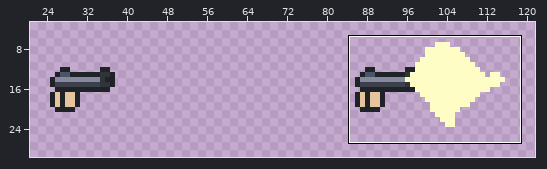
Edited in one commit: sprite sheet (Assets/Sprites/Players/PlayerArmPistol.png). Above: a wide view before the commit, with the close-up outlined.
Close-up. Old version:
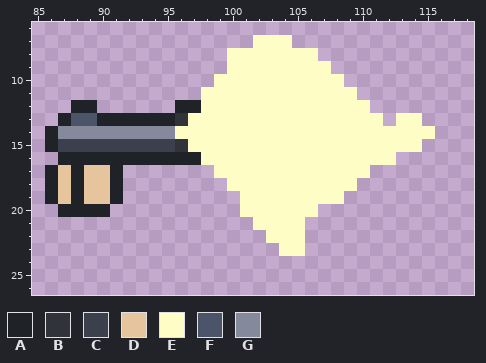
The file is 128x32 pixels. Shown: x 85..118, y 6..26. The wide view leaves out empty margins. The commit also changed other parts of the picture, which this record leaves out.
Palette (. is transparent): A #1f2226  B #30333a  C #3b404c  D #e6c49e  E #fefdc6  F #4c5469  G #848a9c
Pixels before, first column x 86:
 7 ................EEE...........
 8 ..............EEEEEEE.........
 9 ..............EEEEEEEE........
10 .............EEEEEEEEEE.......
11 ............EEEEEEEEEEEE......
12 ..AA......AAEEEEEEEEEEEEE.....
13 .AFFAAAAAABEEEEEEEEEEEEEEE.EE.
14 AGGGGGGGGGEEEEEEEEEEEEEEEEEEEE
15 ACCCCCCCCCBEEEEEEEEEEEEEEEEEE.
16 .AAAAAAAAAAAEEEEEEEEEEEEEEE...
17 ADADDA.......EEEEEEEEEEEE.....
18 ADADDA........EEEEEEEEEE......
19 ADADDA.........EEEEEEEE.......
20 .AAAA..........EEEEEE.........
21 ................EEEE..........
22 .................EEE..........
23 ..................EE..........
After the commit:
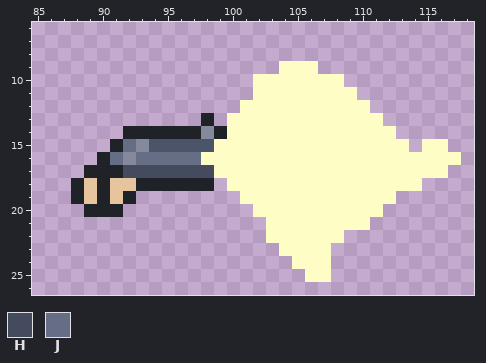
Colours new in this view: H #444b5e  J #656e85
Change:
y 7: x 102..104 EEE -> ...
y 8: x 100..106 EEEEEEE -> .......
y 9: x 100..103 EEEE -> ....; x 107 E -> .
y 10: x 99..101 EEE -> ...
y 11: x 98..101 EEEE -> ....
y 12: x 88..89 AA -> ..; x 96..100 AAEEE -> .....
y 13: x 87..99 AFFAAAAAABEEE -> ...........A.; x 113..114 EE -> ..
y 14: x 86..99 AGGGGGGGGGEEEE -> ......AAAAAAGA; x 113..115 EEE -> ...
y 15: x 86..98 ACCCCCCCCCBEE -> .....AJGFFFFF; x 114..116 E.. -> .EE
y 16: x 87..89 AAA -> ...; x 91..97 AAAAAAA -> JGJJJJJ; x 113..117 ..... -> EEEEE
y 17: x 86..90 ADADD -> ...AA; x 92..98 ....... -> HHHHHHH; x 111..116 ...... -> EEEEEE
y 18: x 86..87 AD -> ..; x 90..98 DA....... -> ADDAAAAAA; x 110..114 ..... -> EEEEE
y 19: x 86..87 AD -> ..; x 90..92 DA. -> ADA; x 109..112 .... -> EEEE
y 20: x 87..88 AA -> ..; x 91 . -> A; x 101 E -> .; x 107..111 ..... -> EEEEE
y 21: x 102 E -> .; x 106..110 ..... -> EEEEE
y 22: x 106..108 ... -> EEE
y 23: x 106..107 .. -> EE
y 24: x 105..107 ... -> EEE
y 25: x 106..107 .. -> EE
Pixel boxes of the changes (left, top, right, bottom) in both close-ups:
changed: (45, 35, 461, 282)
